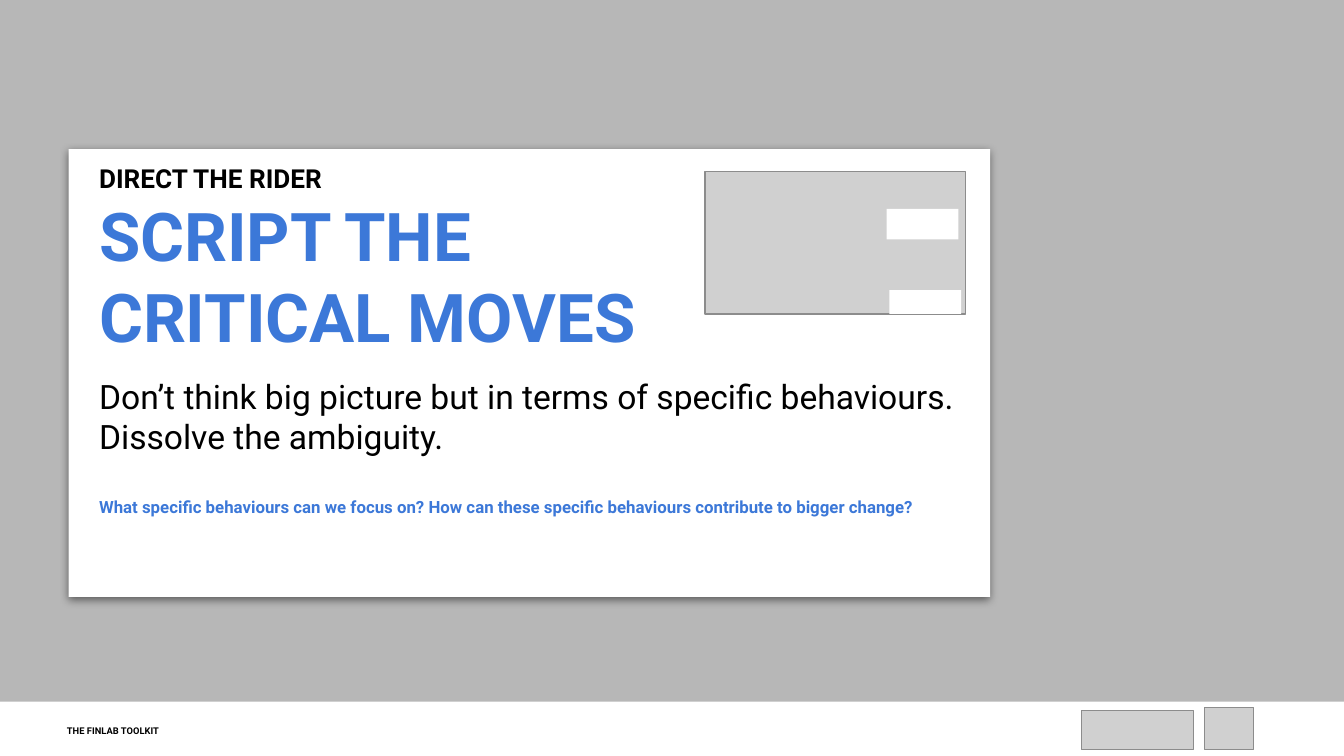
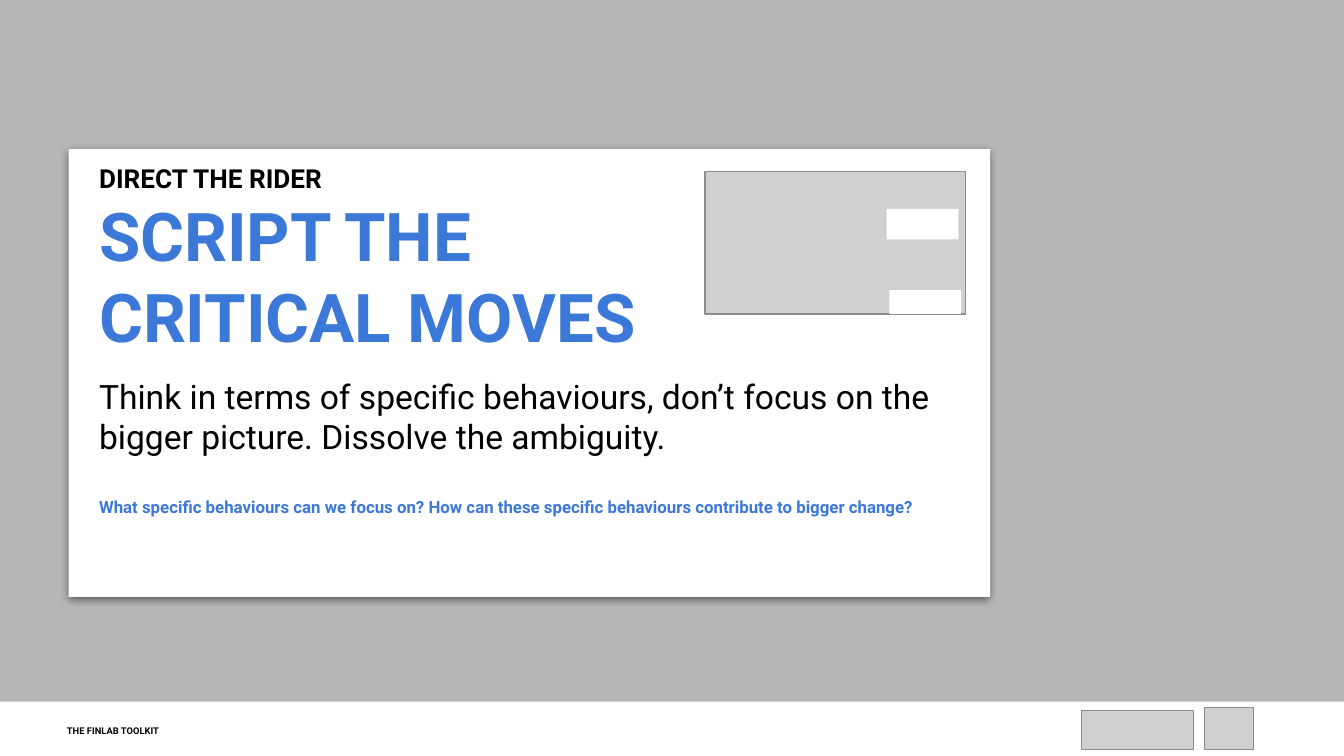
Before and after one commit to finlab-uncdf/finlab-uncdf.github.io, a slide deck: slide 6 of files/tools/decks/SWITCH Framework_FacilitationDeck.pptx. Drawn at 1344x756 pixels with LibreOffice and Linux fonts; fonts in the diff are those of the drawing; grey boxes stand for pictures. Boxes give left, top, right and bottom in pixels: in the first picture for what was removed or moved away, otherwise in the second. Text is boxed around its words. In the diff, an @@ line names an element or a change of style, - is before the commit and + after.

```diff
--- a/files/tools/decks/SWITCH Framework_FacilitationDeck.pptx
+++ b/files/tools/decks/SWITCH Framework_FacilitationDeck.pptx
@@ text at bbox=[99, 383, 929, 456]: text changed @@
-Don’t think big picture but in terms of specific behaviours. Dissolve the ambiguity.
+Think in terms of specific behaviours, don’t focus on the bigger picture. Dissolve the ambiguity.
```
Also in this commit, not shown: 9 other slides changed, 6 other files.
